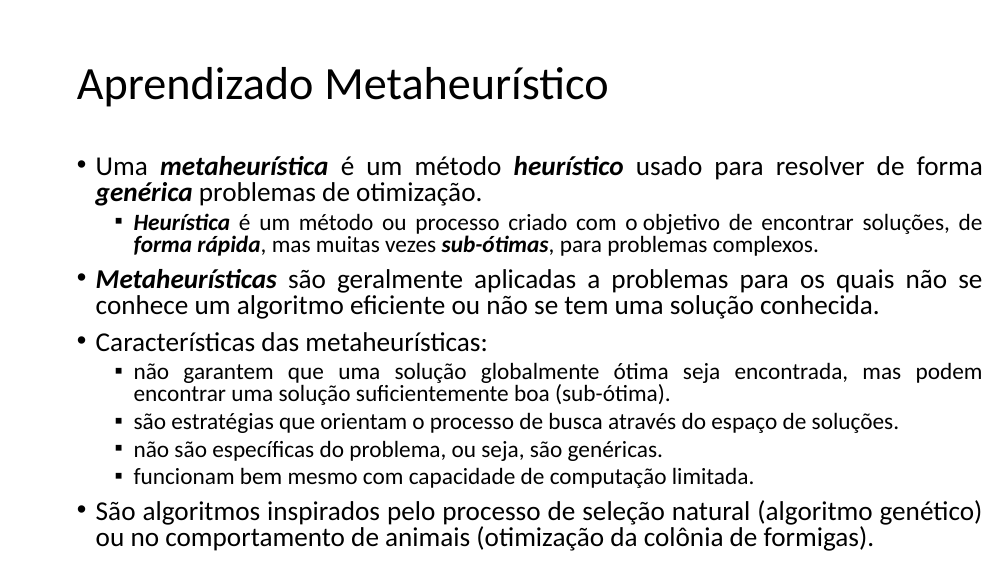
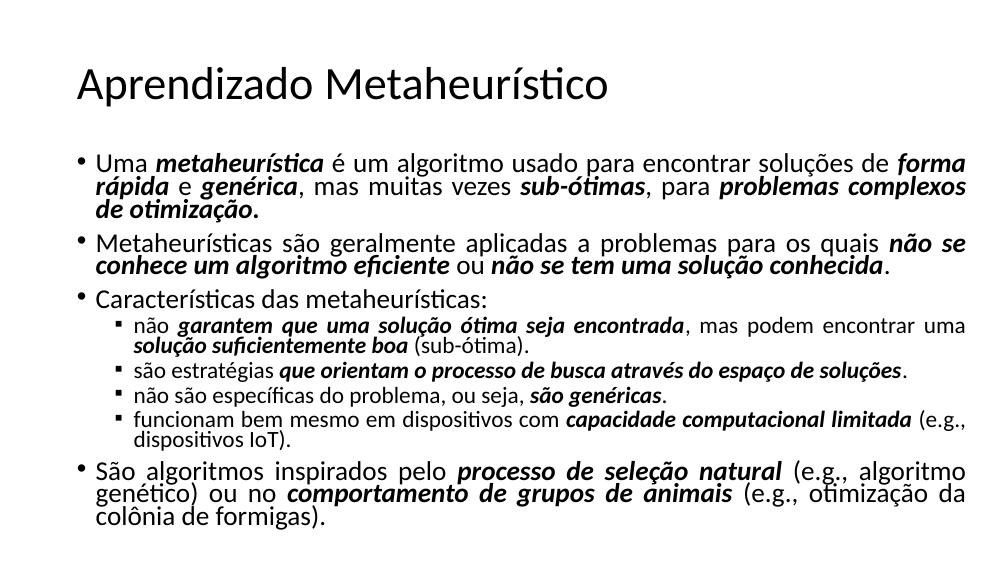
Before and after one commit to zz4fap/t319_aprendizado_de_maquina, a slide deck: slide 20 of slides/T319_Introdução.pptx. Drawn at 1008x567 pixels with LibreOffice and Linux fonts; fonts in the diff are those of the drawing. Boxes give left, top, right and bottom in pixels: in the first picture for what was removed or moved away, otherwise in the second. Text is boxed around its words. In the diff, an @@ line names an element or a change of style, - is before the commit and + after.

```diff
--- a/slides/T319_Introdução.pptx
+++ b/slides/T319_Introdução.pptx
@@ text at (x1=96, y1=153, x2=967, y2=223): text changed; size 22.2 to 25.9 pt; bold on; italic on @@
-• Uma metaheurística é um método heurístico usado para resolver de forma genérica problemas de otimização.
-  ▪ Heurística é um método ou processo criado com o objetivo de encontrar soluções, de forma rápida, mas muitas vezes sub-ótimas, para problemas complexos.
+• Uma metaheurística é um algoritmo usado para encontrar soluções de forma rápida e genérica, mas muitas vezes sub-ótimas, para problemas complexos de otimização.
@@ text at (x1=96, y1=233, x2=966, y2=407): bold off, italic off in "Metaheurísticas"; bold on, italic on in "não se conhece um algoritmo eficiente não ...", "que orientam o processo de busca através ...", "são genéricas."; line spacing 0.8 to 0.7 @@
@@ text at (x1=134, y1=316, x2=966, y2=357): text changed; bold on; italic on @@
-  ▪ não garantem que uma solução globalmente ótima seja encontrada, mas podem encontrar uma solução suficientemente boa (sub-ótima).
+  ▪ não garantem que uma solução ótima seja encontrada, mas podem encontrar uma solução suficientemente boa (sub-ótima).
@@ text at (x1=96, y1=410, x2=966, y2=530): text changed @@
-  ▪ funcionam bem mesmo com capacidade de computação limitada.
-• São algoritmos inspirados pelo processo de seleção natural (algoritmo genético) ou no comportamento de animais (otimização da colônia de formigas).
+  ▪ funcionam bem mesmo em dispositivos com capacidade computacional limitada (e.g., dispositivos IoT).
+• São algoritmos inspirados pelo processo de seleção natural (e.g., algoritmo genético) ou no comportamento de grupos de animais (e.g., otimização da colônia de formigas).
```
Also in this commit, not shown: 17 other slides changed, 1 other file.
